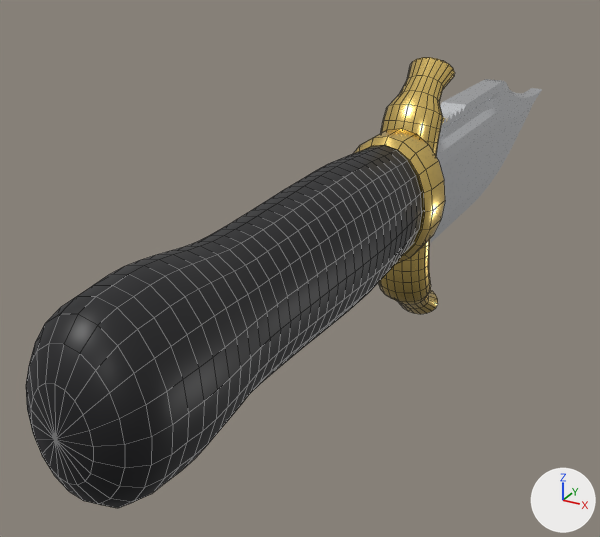
One commit to the FBX model roblox-knife/Knife.fbx: the scene before it, then after it.
Both versions are drawn from a 50 mm camera at (0.79, -2.02, 0.7) aimed at (-0.23, -0.17, -0.22). Every picture has the same lights, and +X, +Y and +Z are marked at lower right. The older version comes first. Mesh edges are drawn as thin lines on the coarser meshes. Where no turn or scale is listed for an object, it has been applied to the vertices.

The older version as bpy lines, for what is in view:
```python
me_blade = bpy.data.meshes.new('Blade')
me_blade.from_pydata(...)  # 849 vertices, 849 faces; spans x -0.042..0.042, y -0.7..0.7, z -0.2..0.2
me_blade.materials.append(mat_bladesteel)  # white #f1f3f7
me_guard = bpy.data.meshes.new('Guard')
me_guard.from_pydata(...)  # 542 vertices, 542 faces; spans x -0.13..0.13, y -0.172..0.172, z -0.382..0.382
me_guard.materials.append(mat_guardgold)  # yellow #f9d77c
me_handle = bpy.data.meshes.new('Handle')
me_handle.from_pydata(...)  # 681 vertices, 681 faces; spans x -0.129..0.129, y -0.616..0.616, z -0.186..0.186
me_handle.materials.append(mat_gripblack)  # black #19191d
ob_blade = bpy.data.objects.new('Blade', me_blade)
ob_blade.location = (0.0, 0.7, -0.04)
ob_guard = bpy.data.objects.new('Guard', me_guard)
ob_guard.location = (0.0, 0.022, -0.055)
ob_handle = bpy.data.objects.new('Handle', me_handle)
ob_handle.location = (0.0, -0.696, 0.0)
```
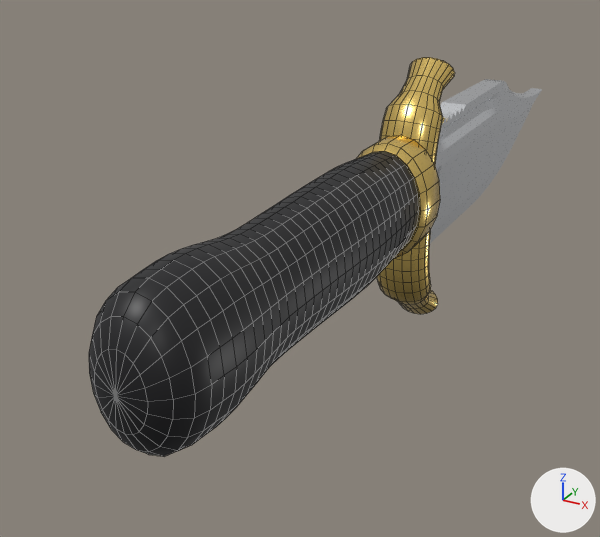
Changed parts and their boxes (x1, y1, x2, y2) in the pictures (600 x 537 px; the box of a moved part takes in the faces that stretch with it):
'Handle', moved, rescaled (17% narrower, 16% shorter): before (26, 145, 422, 508); after (89, 151, 418, 456)
'Guard', reshaped: before (353, 57, 455, 314); after (356, 57, 455, 314)
part 2 of me_guard, moved or reshaped: before (353, 128, 445, 264); after (356, 135, 440, 258)

Diff of the bpy script that builds the scene:
```diff
--- a/roblox-knife/Knife.fbx.py
+++ b/roblox-knife/Knife.fbx.py
@@ me_guard @@
 # used by ob_guard; location = (0.0, 0.022, -0.055)
-me_guard.from_pydata(...)  # 542 vertices, 542 faces; spans x -0.13..0.13, y -0.172..0.172, z -0.382..0.382
+me_guard.from_pydata(...)  # 542 vertices, 542 faces; spans x -0.117..0.117, y -0.172..0.172, z -0.382..0.382
+# me_guard part 2: the loose piece of 80 vertices spanning x -0.13..0.13, y -0.172..-0.042, z -0.118..0.228 is scaled about its middle by (0.9, 1, 0.9)
 me_guard.materials.append(mat_guardgold)
@@ me_handle @@
 # used by ob_handle; location = (0.0, -0.696, 0.0)
-me_handle.from_pydata(...)  # 681 vertices, 681 faces; spans x -0.129..0.129, y -0.616..0.616, z -0.186..0.186
+me_handle.from_pydata(...)  # 681 vertices, 681 faces; spans x -0.116..0.116, y -0.551..0.551, z -0.168..0.168
+# me_handle part 1: the whole mesh is scaled about its middle by (0.9, 0.893, 0.9)
 me_handle.materials.append(mat_gripblack)
@@ ob_handle @@
 ob_handle = bpy.data.objects.new('Handle', me_handle)
-ob_handle.location = (0.0, -0.696, 0.0)
+ob_handle.location = (0.0, -0.631, 0.0)
```
